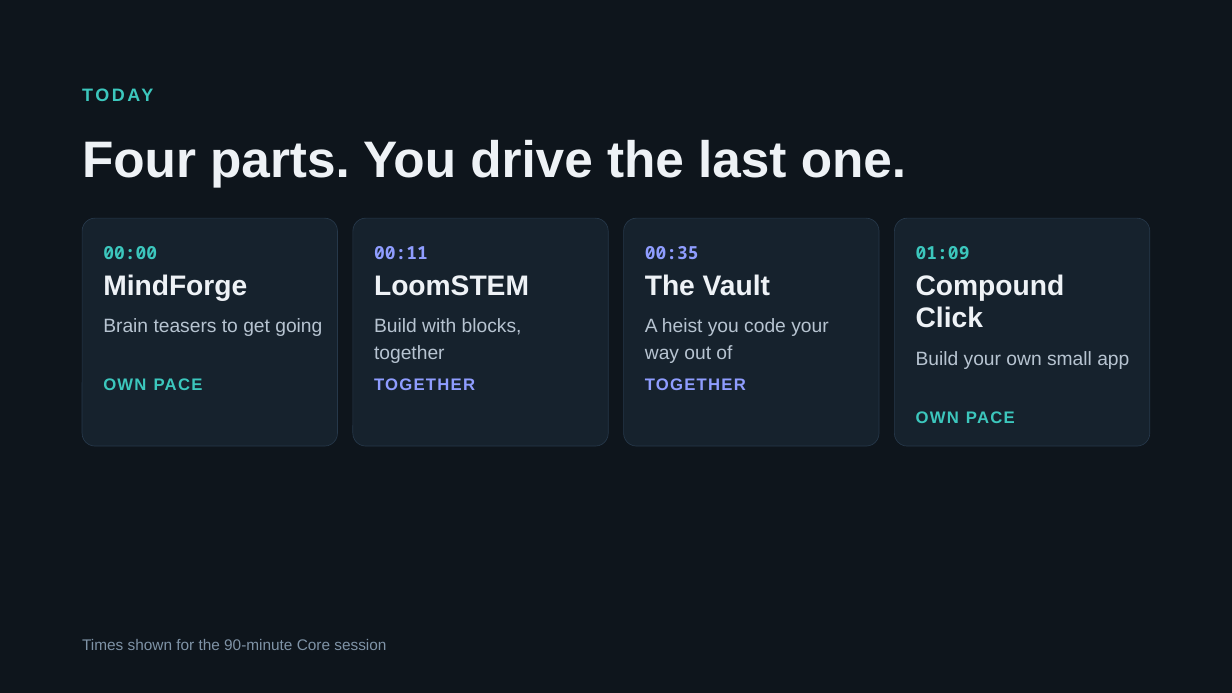
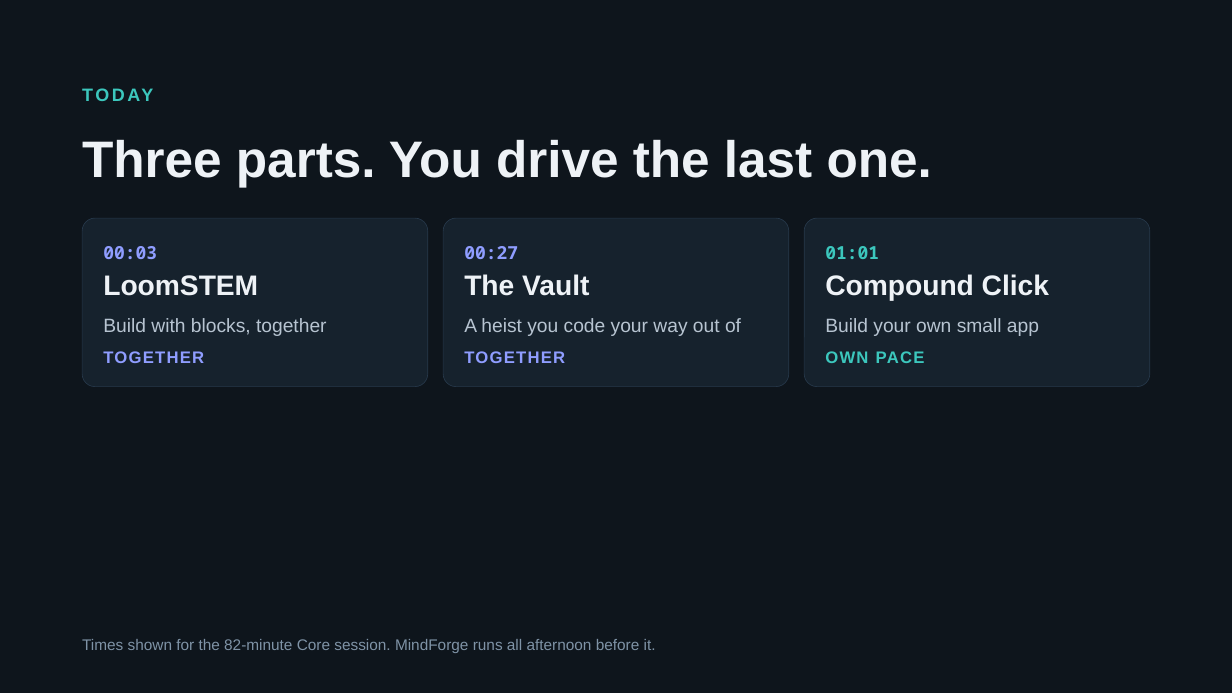
Before and after one commit to testingdev-007/workshop, a slide deck: slide 4 of Pivot-into-Tech-Facilitator-Deck.pptx. Drawn at 1232x693 pixels with LibreOffice and Linux fonts; fonts in the diff are those of the drawing. Boxes give left, top, right and bottom in pixels: in the first picture for what was removed or moved away, otherwise in the second. Text is boxed around its words. In the diff, an @@ line names an element or a change of style, - is before the commit and + after.

```diff
--- a/Pivot-into-Tech-Facilitator-Deck.pptx
+++ b/Pivot-into-Tech-Facilitator-Deck.pptx
@@ text at box(82, 139, 932, 187): text changed @@
-Four parts. You drive the last one.
+Three parts. You drive the last one.
@@ rounded rectangle: place and size @@
-rounded rectangle at box(82, 218, 337, 446)
+rounded rectangle at box(82, 218, 428, 386)
@@ rounded rectangle: place and size @@
-rounded rectangle at box(353, 218, 608, 446)
+rounded rectangle at box(444, 218, 789, 386)
@@ proportions changed in 3 elements at box(82, 218, 428, 386), box(444, 218, 789, 386), box(804, 218, 1150, 386) @@
@@ rounded rectangle: place and size @@
-rounded rectangle at box(624, 218, 879, 446)
+rounded rectangle at box(804, 218, 1150, 386)
@@ rounded rectangle removed at box(895, 218, 1150, 446) @@
@@ text at box(103, 246, 157, 259): text changed; text colour #3CC7BD to #8F9DFF @@
-00:00
+00:03
@@ text "LoomSTEM": place and size @@
-text "LoomSTEM" at box(374, 275, 529, 296)
+text "LoomSTEM" at box(103, 275, 258, 296)
@@ text "The Vault": place and size @@
-text "The Vault" at box(645, 274, 770, 296)
+text "The Vault" at box(464, 274, 589, 296)
@@ text at box(464, 246, 518, 259): text changed @@
-00:11
+00:27
@@ text removed at box(645, 246, 699, 259) @@
-00:35
@@ text "Compound Click" rewrapped from box(916, 274, 1065, 328) to box(825, 274, 1049, 300) @@
@@ text at box(825, 246, 879, 259): text changed @@
-01:09
+01:01
@@ text removed at box(103, 274, 247, 300) @@
-MindForge
@@ text "Build with blocks, together" rewrapped from box(374, 318, 522, 363) to box(103, 318, 327, 336) @@
@@ text removed at box(103, 318, 322, 336) @@
-Brain teasers to get going
@@ text "A heist you code your ..." rewrapped from box(645, 318, 828, 363) to box(464, 318, 741, 336) @@
@@ text "Build your own small app": place and size @@
-text "Build your own small app" at box(916, 351, 1129, 369)
+text "Build your own small app" at box(825, 318, 1039, 336)
@@ text "TOGETHER": place and size @@
-text "TOGETHER" at box(645, 378, 746, 390)
+text "TOGETHER" at box(103, 351, 204, 363)
@@ text "TOGETHER": place and size @@
-text "TOGETHER" at box(374, 378, 475, 390)
+text "TOGETHER" at box(464, 351, 565, 363)
@@ text "OWN PACE": place and size @@
-text "OWN PACE" at box(916, 411, 1015, 423)
+text "OWN PACE" at box(825, 351, 925, 363)
@@ text removed at box(103, 378, 203, 390) @@
-OWN PACE
@@ text at box(82, 639, 656, 653): text changed @@
-Times shown for the 90-minute Core session
+Times shown for the 82-minute Core session. MindForge runs all afternoon before it.
```
Also in this commit, not shown: 2 other slides changed, 2 other files.
